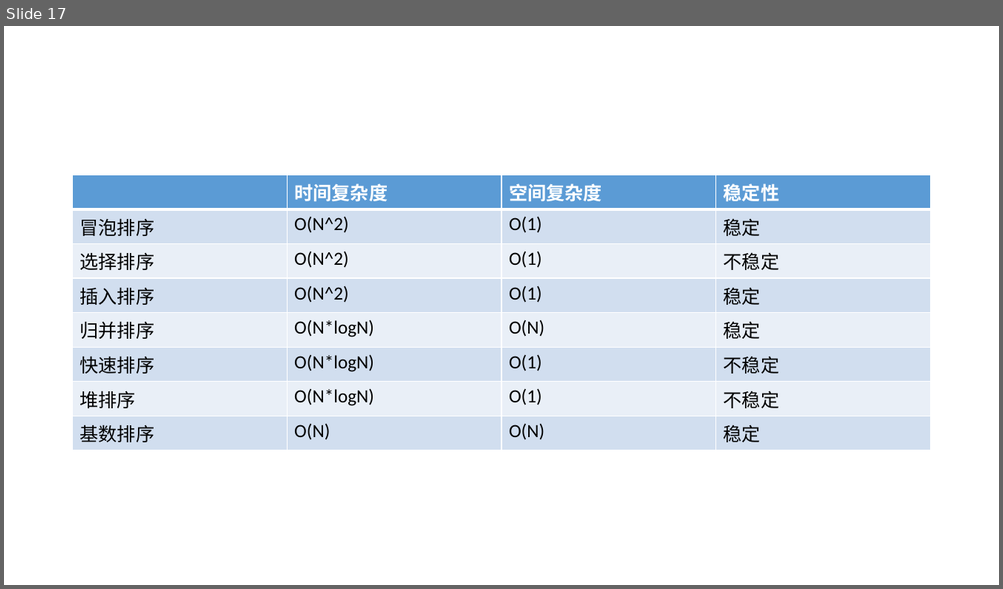
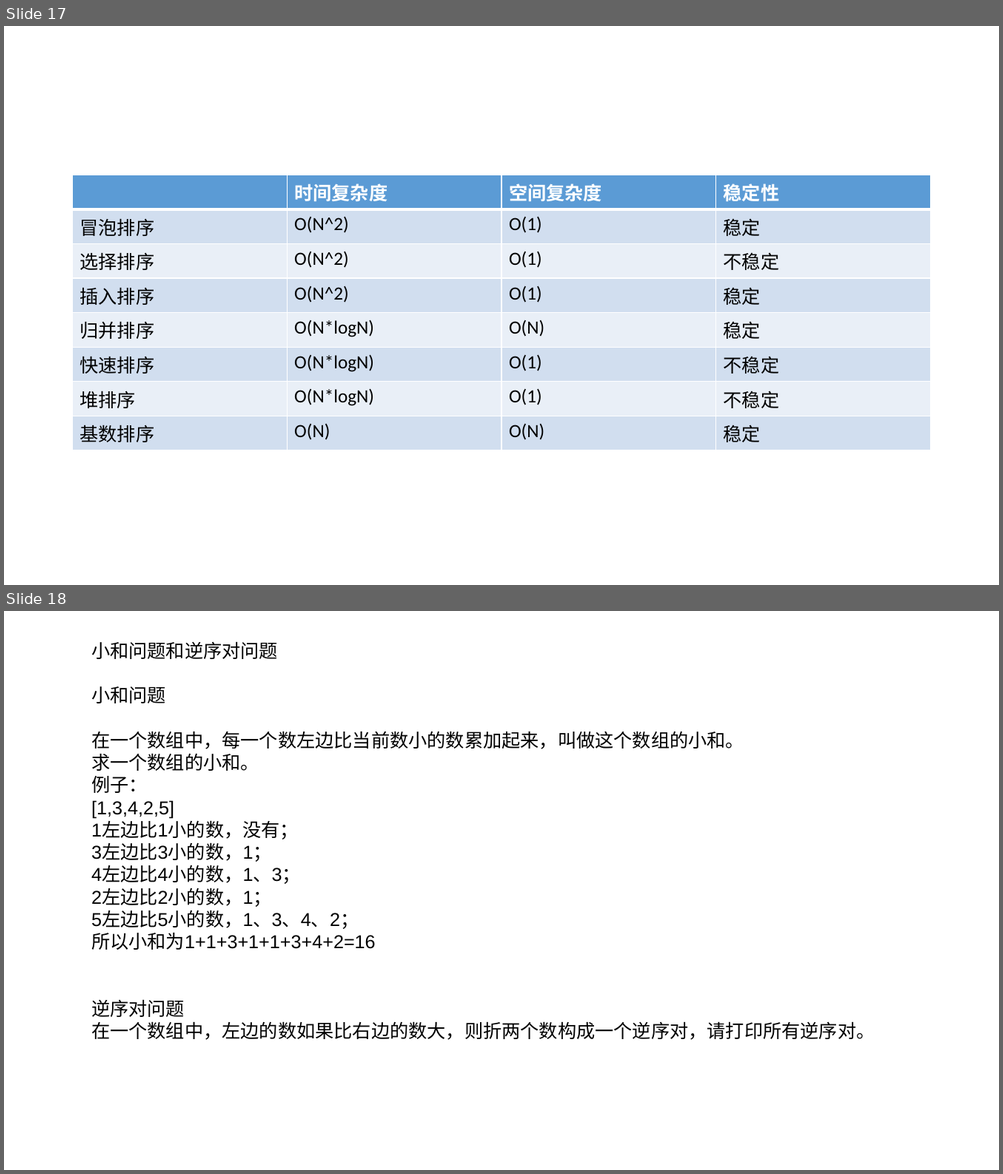
Before and after one commit to Bruce0926/algorithm, a slide deck: 排序算法分享.pptx. Shown one above the other, each under a label of ours: slide 17 before the commit, slides 17 and 18 after it. The pictures are 1003x589 and 1003x1174 pixels, drawn with LibreOffice and Linux fonts; fonts in the diff are those of the drawing. Boxes give left, top, right and bottom in pixels: in the first picture for what was removed or moved away, otherwise in the second. Text is boxed around its words. In the diff, an @@ line names an element or a change of style, - is before the commit and + after.

```diff
--- a/排序算法分享.pptx
+++ b/排序算法分享.pptx
@@ slide 18 added at (x1=4, y1=611, x2=999, y2=1170), background #FFFFFF @@
@@ text added at (x1=91, y1=641, x2=874, y2=1040), 18 pt, text #000000 @@
+小和问题和逆序对问题
+小和问题
+在一个数组中，每一个数左边比当前数小的数累加起来，叫做这个数组的小和。
+求一个数组的小和。
+例子：
+[1,3,4,2,5]
+1左边比1小的数，没有；
+3左边比3小的数，1；
+4左边比4小的数，1、3；
+2左边比2小的数，1；
+5左边比5小的数，1、3、4、2；
+所以小和为1+1+3+1+1+3+4+2=16
+逆序对问题
+在一个数组中，左边的数如果比右边的数大，则折两个数构成一个逆序对，请打印所有逆序对。
```
Also in this commit, not shown: 2 slides changed, 1 other file.
